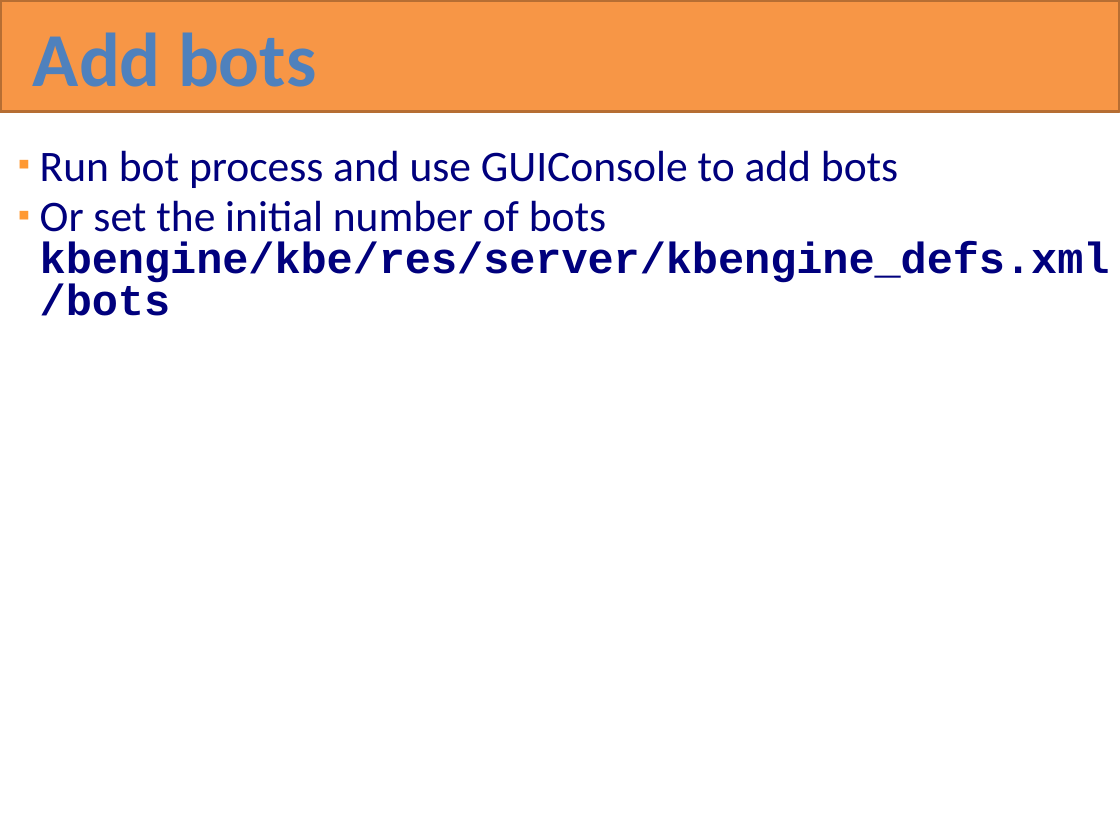
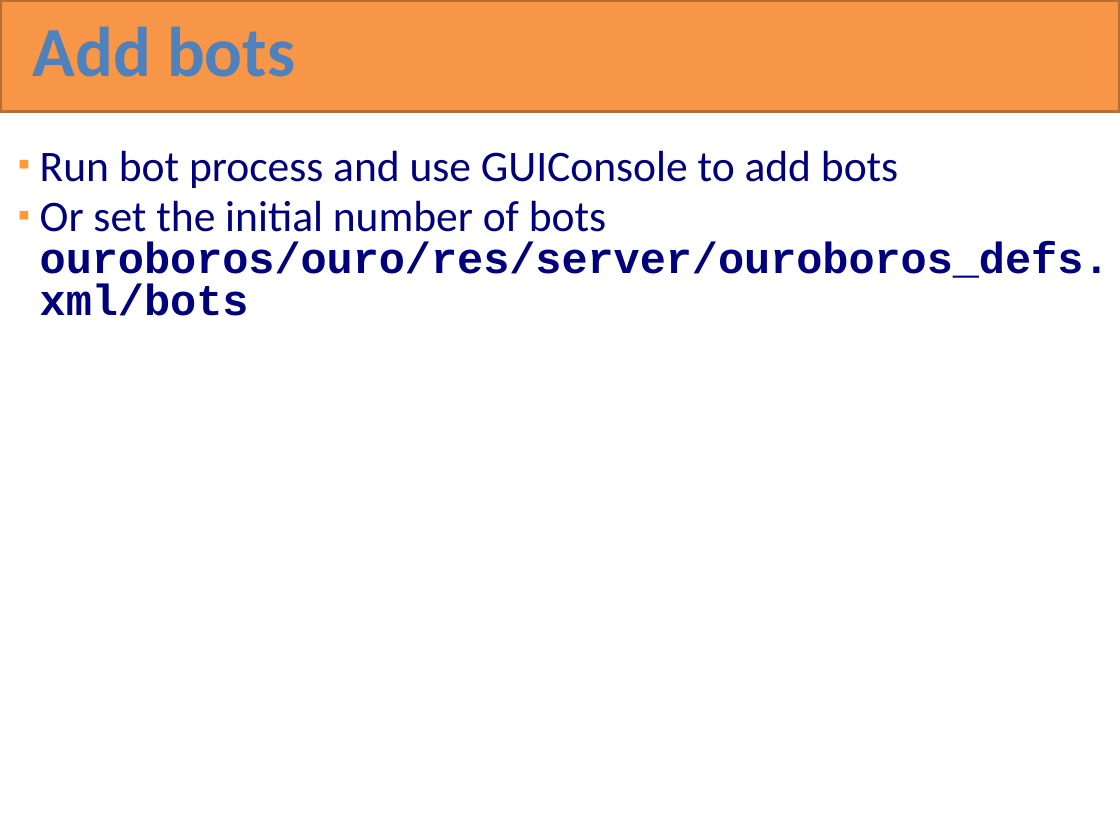
Before and after one commit to RottenVisions/ouroboros, a slide deck: slide 110 of docs/Ouroboros overview(en).pptx. Drawn at 1120x840 pixels with LibreOffice and Linux fonts; fonts in the diff are those of the drawing. Boxes give left, top, right and bottom in pixels: in the first picture for what was removed or moved away, otherwise in the second. Text is boxed around its words. In the diff, an @@ line names an element or a change of style, - is before the commit and + after.

```diff
--- a/docs/Ouroboros overview(en).pptx
+++ b/docs/Ouroboros overview(en).pptx
@@ text "Add bots" at bbox=[33, 26, 295, 77]: size 49 to 45.3 pt; line spacing 1 to 0.8 @@
@@ text at bbox=[40, 200, 1110, 316]: text changed @@
-▪ Or set the initial number of bots kbengine/kbe/res/server/kbengine_defs.xml/bots
+▪ Or set the initial number of bots ouroboros/ouro/res/server/ouroboros_defs.xml/bots
```
Also in this commit, not shown: 112 other slides changed, 2 other files.
